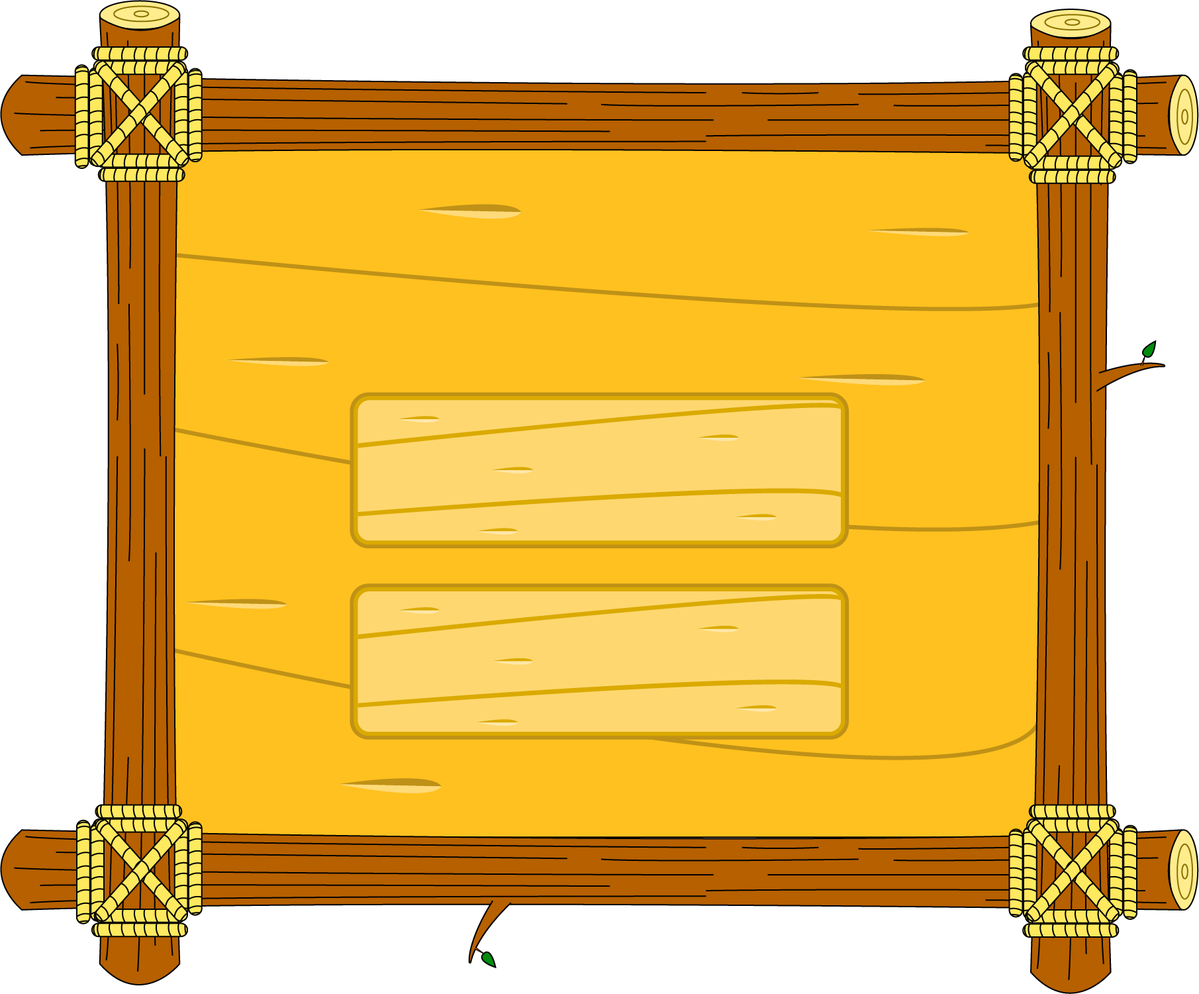
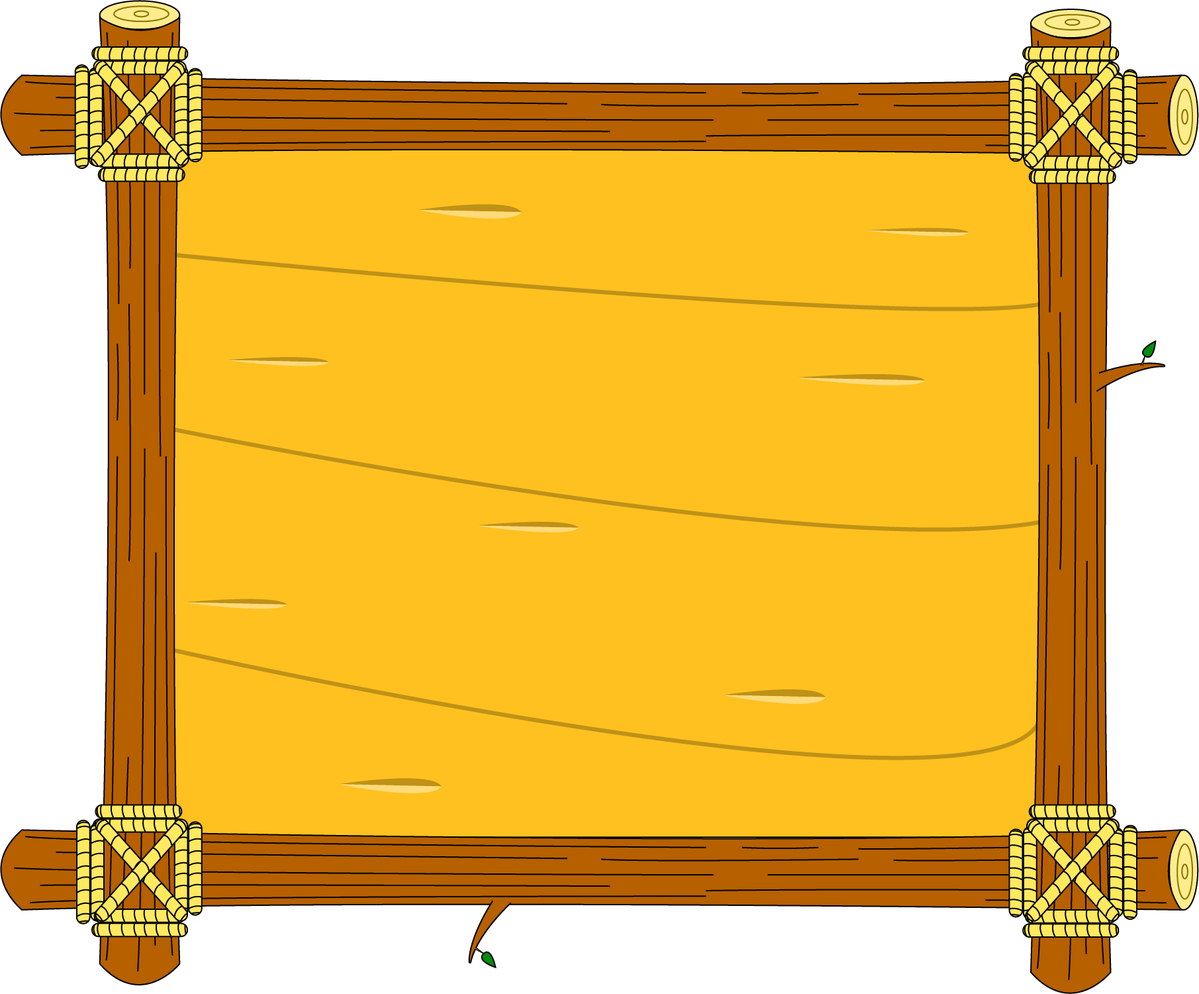
Comparing the layer stacks of the two 1199×994 images. Changes:
removed group "<Group>" (1st of 53, in "Layer 1") (7 layers) from group "Layer 1" over 349, 583, 850, 740
removed layer "<Group>" (2nd of 53, in "Layer 1" › "<Group>") from group "<Group>" over 697, 625, 739, 633
removed layer "<Group>" (3rd of 53, in "Layer 1" › "<Group>") from group "<Group>" over 475, 718, 518, 726
removed layer "<Group>" (4th of 53, in "Layer 1" › "<Group>") from group "<Group>" over 397, 607, 440, 614
removed layer "<Group>" (5th of 53, in "Layer 1" › "<Group>") from group "<Group>" over 735, 705, 778, 712
removed layer "<Group>" (6th of 53, in "Layer 1" › "<Group>") from group "<Group>" over 491, 658, 534, 665
removed layer "<Path> + <Path>" (1st of 2, in "Layer 1" › "<Group>") from group "<Group>" over 357, 593, 842, 708
removed layer "<Group>" (7th of 53, in "Layer 1" › "<Group>") from group "<Group>" over 349, 583, 850, 740
removed group "<Group>" (8th of 53, in "Layer 1") (7 layers) from group "Layer 1" over 349, 391, 850, 549
removed layer "<Group>" (9th of 53, in "Layer 1" › "<Group>") from group "<Group>" over 697, 434, 739, 441
removed layer "<Group>" (10th of 53, in "Layer 1" › "<Group>") from group "<Group>" over 475, 527, 518, 535
removed layer "<Group>" (11th of 53, in "Layer 1" › "<Group>") from group "<Group>" over 397, 415, 440, 423
removed layer "<Group>" (12th of 53, in "Layer 1" › "<Group>") from group "<Group>" over 735, 513, 778, 521
removed layer "<Group>" (13th of 53, in "Layer 1" › "<Group>") from group "<Group>" over 491, 466, 534, 474
removed layer "<Path> + <Path>" (2nd of 2, in "Layer 1" › "<Group>") from group "<Group>" over 357, 402, 842, 517
removed layer "<Group>" (14th of 53, in "Layer 1" › "<Group>") from group "<Group>" over 349, 391, 850, 549
